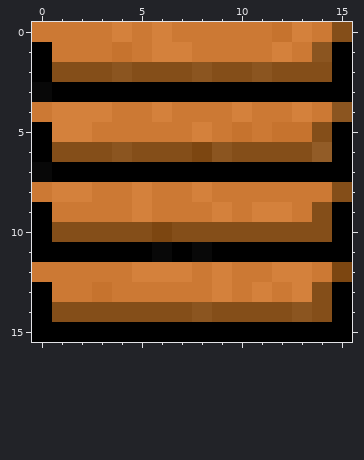
Edited in one commit: pixel-art sprite (gfx/stairs.png). Above is the file before it was changed.
The file is 16x16 pixels. Colours within 5 levels of each other are drawn and written as one.
After the commit:
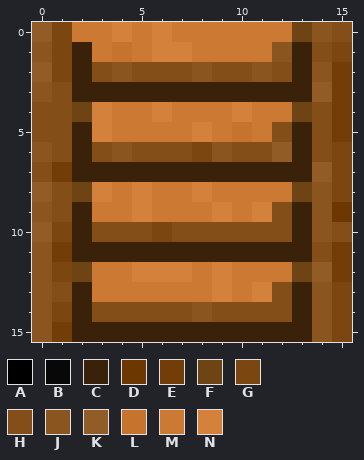
Palette (. is transparent): A #000000  B #080808  C #3a2109  D #6d3702  E #733d08  F #6f4415  G #7c4611  H #844e19  J #8b5520  K #925c27  L #c6732e  M #cc7934  N #d4813c
Change:
y 0: x 0..1 MM -> KG; x 12..14 LNM -> MFJ
y 1: x 0..2 AMM -> JGC; x 12..15 NMJA -> JCHG
y 2: x 0..2 AHH -> KGC; x 13..15 HHA -> CJE
y 3: x 0..15 BAAAAAAAAAAAAAAA -> JHCCCCCCCCCCCCKE
y 4: x 0..2 MNN -> HHF; x 13..15 NMJ -> FHE
y 5: x 0..3 ANNM -> HHCN; x 12..13 LL -> HC; x 15 A -> E
y 6: x 0 A -> J; x 2 H -> C; x 12..15 HHKA -> KCHG
y 7: x 0..15 BAAAAAAAAAAAAAAA -> HECCCCCCCCCCCCKG
y 8: x 0..3 MNNM -> KHFN; x 13..15 MMH -> FJG
y 9: x 0..2 AMM -> JHC; x 12..15 NMHA -> HCJD
y 10: x 0..2 AHH -> KGC; x 13..15 HHA -> CJH
y 11: x 0..15 AAAAAABABAAAAAAA -> JECCCCCCCCCCCCHE
y 12: x 0..2 MMM -> JGF; x 12..15 NNMG -> MFKE
y 13: x 0..3 AMML -> JHCM; x 12..15 MNHA -> HCJG
y 14: x 0..2 AHH -> JGC; x 13..15 JHA -> CJG
y 15: x 0..15 AAAAAAAAAAAAAAAA -> JECCCCCCCCCCCCJG
Boxes around the changes in both pictures, in picture pixels (x1, y1, x2, y2):
changed: (32, 22, 352, 342)
